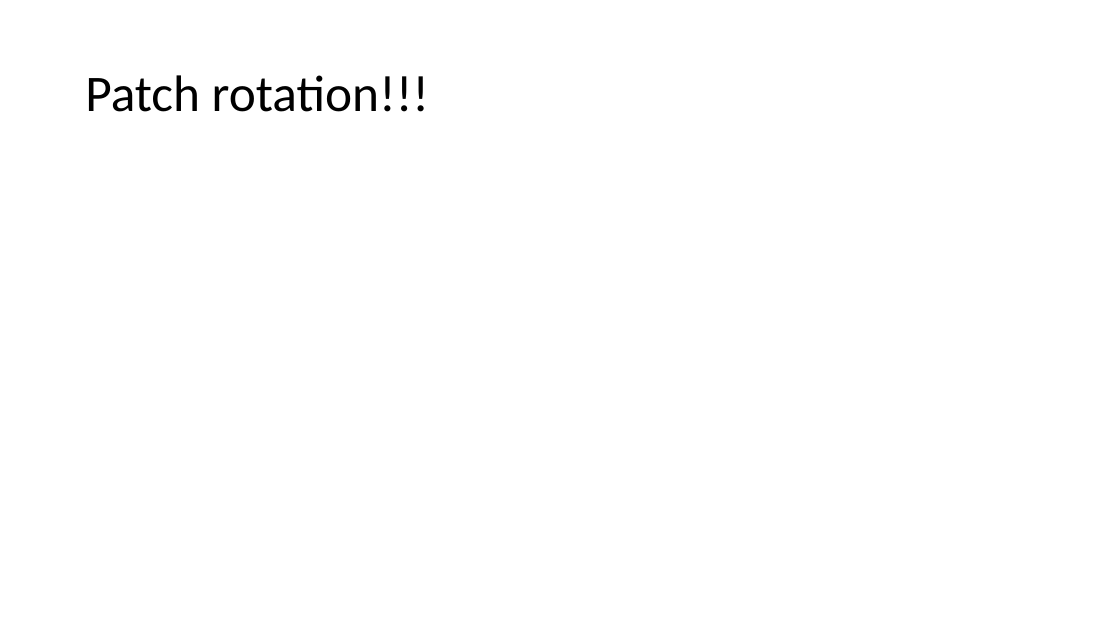
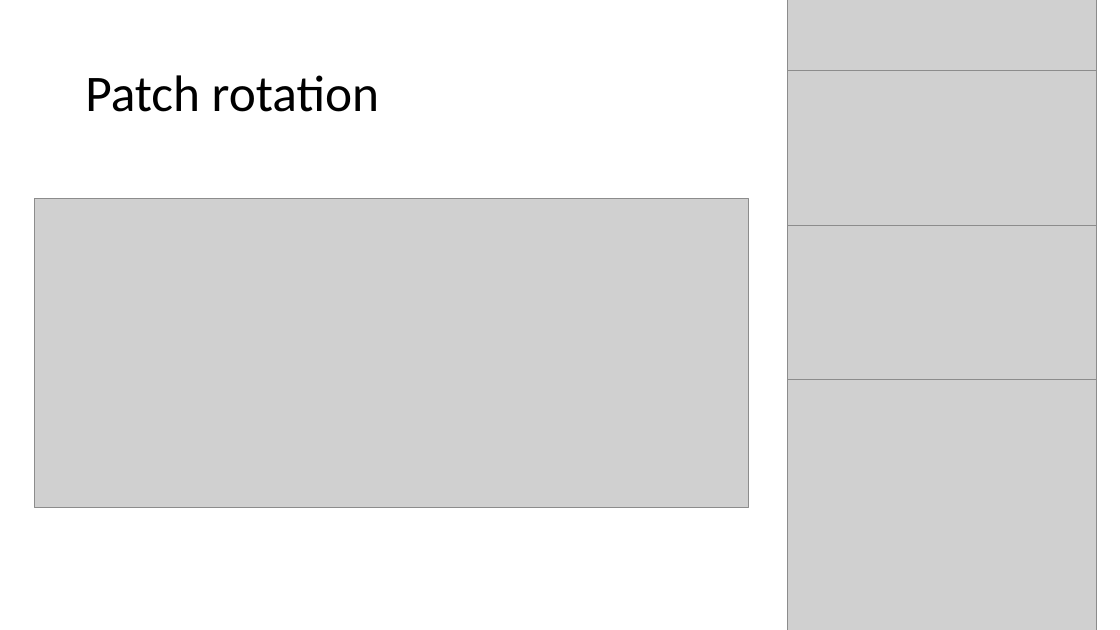
Before and after one commit to kishonyWIS/diagonal_syndrome_extraction_surface_code, a slide deck: slide 13 of Diagonal Schedule.pptx (slide 11 before the commit). Drawn at 1120x630 pixels with LibreOffice and Linux fonts; fonts in the diff are those of the drawing; grey boxes stand for pictures. Boxes give left, top, right and bottom in pixels: in the first picture for what was removed or moved away, otherwise in the second. Text is boxed around its words. In the diff, an @@ line names an element or a change of style, - is before the commit and + after.

```diff
--- a/Diagonal Schedule.pptx
+++ b/Diagonal Schedule.pptx
@@ picture added at (787,0,1096,233) @@
@@ title at (85,75,379,112): text changed @@
-Patch rotation!!!
+Patch rotation
@@ picture added at (787,71,1096,380) @@
@@ picture added at (34,198,749,507) @@
@@ picture added at (787,225,1096,534) @@
@@ picture added at (787,380,1096,630) @@
```
Also in this commit, not shown: 7 other slides changed, 3 slides added, 1 slide removed, 4 other files.
